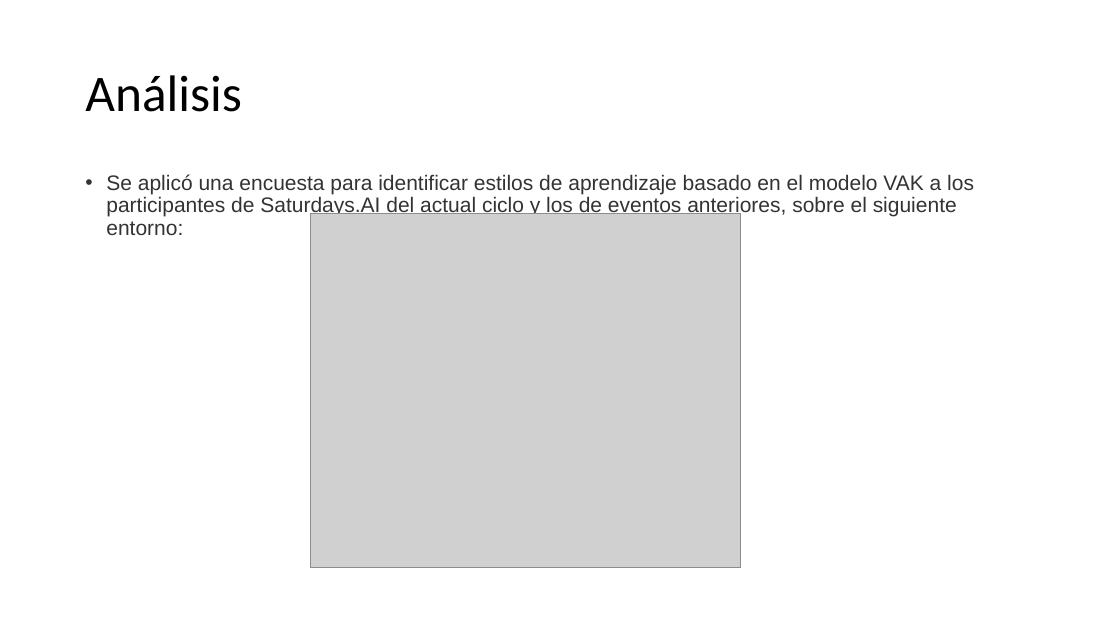
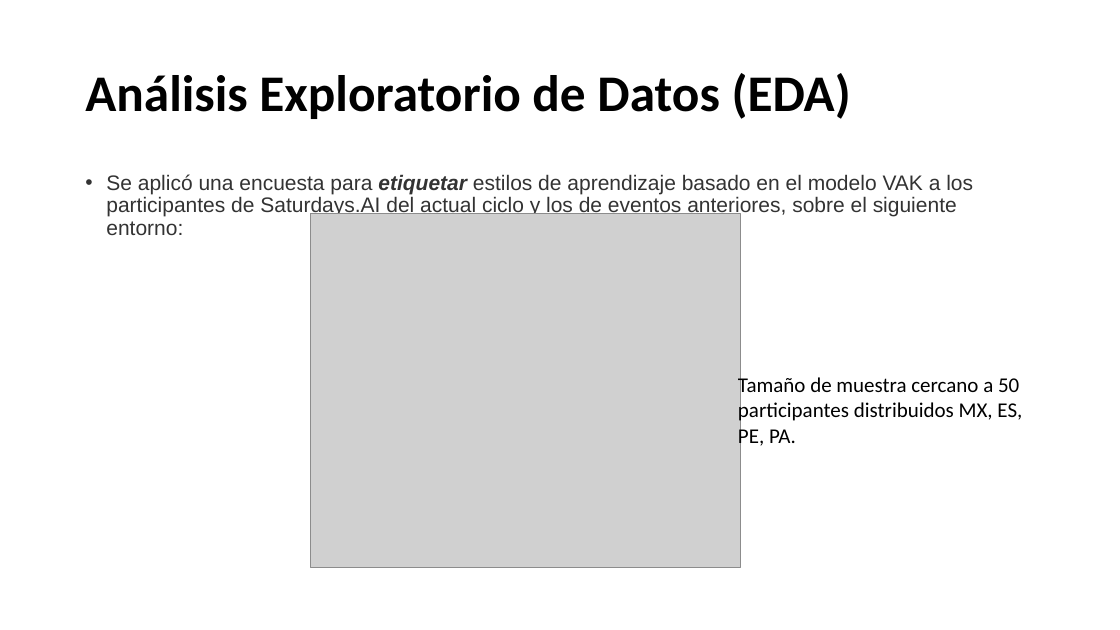
Before and after one commit to team-verde-mx/estilosdeaprendizaje, a slide deck: slide 9 of Demo.pptx. Drawn at 1120x630 pixels with LibreOffice and Linux fonts; fonts in the diff are those of the drawing; grey boxes stand for pictures; background and template pictures are left out. Boxes give left, top, right and bottom in pixels: in the first picture for what was removed or moved away, otherwise in the second. Text is boxed around its words. In the diff, an @@ line names an element or a change of style, - is before the commit and + after.

```diff
--- a/Demo.pptx
+++ b/Demo.pptx
@@ title at (85, 73, 851, 119): text changed; bold on @@
-Análisis
+Análisis Exploratorio de Datos (EDA)
@@ text at (106, 174, 973, 235): text changed @@
-• Se aplicó una encuesta para identificar estilos de aprendizaje basado en el modelo VAK a los participantes de Saturdays.AI del actual ciclo y los de eventos anteriores, sobre el siguiente entorno:
+• Se aplicó una encuesta para etiquetar estilos de aprendizaje basado en el modelo VAK a los participantes de Saturdays.AI del actual ciclo y los de eventos anteriores, sobre el siguiente entorno:
@@ text added at (738, 375, 1022, 449), 18 pt, text #000000 @@
+Tamaño de muestra cercano a 50 participantes distribuidos MX, ES, PE, PA.
```
Also in this commit, not shown: 5 other slides changed, 9 slides added, 6 slides removed, 2 other files.
